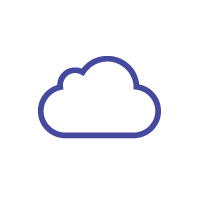
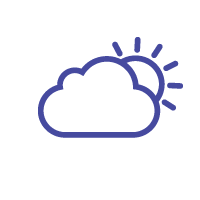
The second 200×200 image is a revision of the first. Changes to its layers:
hid "0" over [38, 56, 161, 139]
added layer "Layer 2" above "Background" over [38, 37, 183, 138]
